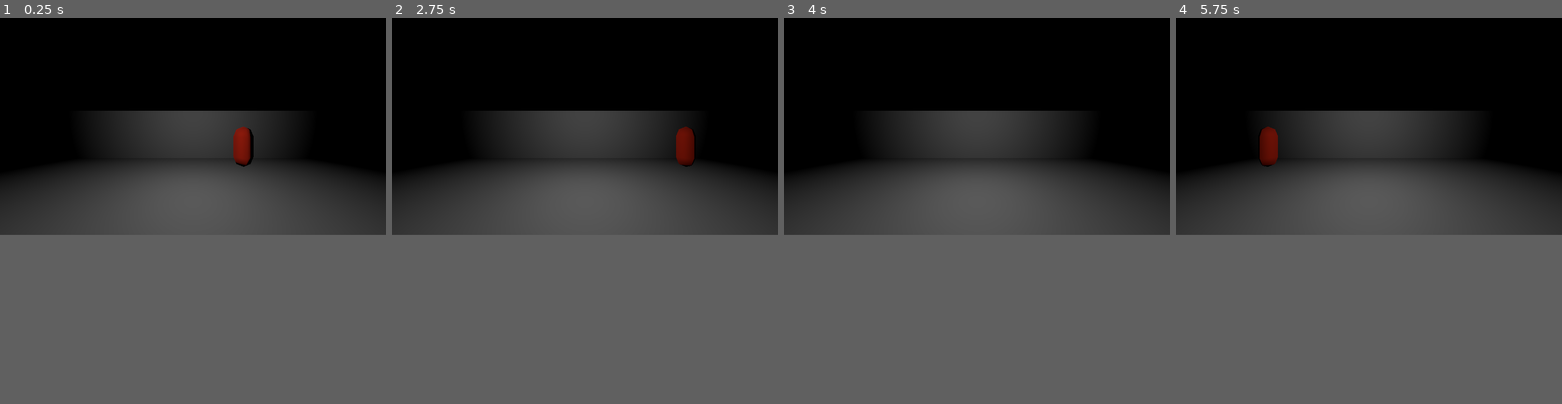
Above: before the commit, frames 1-4 (left to right).
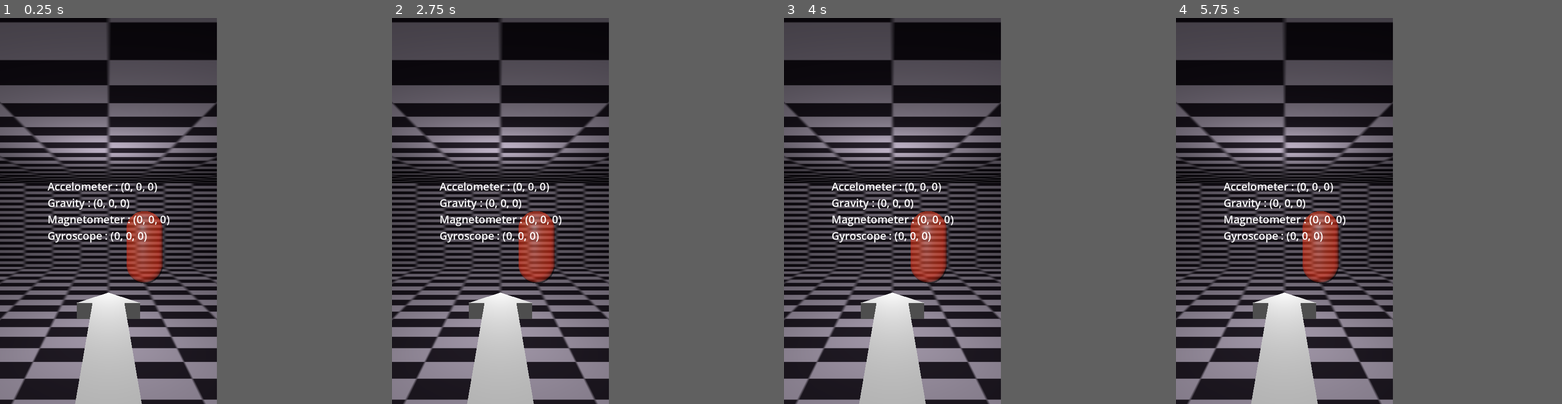
Above: after the commit, the same moments.

Repository: pkostic-dev/game-wraith-hunter
Game: Godot game, scene res://scenes/android_test.tscn
Same seed, same stepped clock (60 frames per second), same inputs: the game is played once before the commit and once after it. Before the commit the project starts from res://prototype_room.tscn.
Inputs:
- Up to frame 1 (0.25 s): no input
- Up to frame 2 (2.75 s): tap Enter (ui_accept) at 0.5, 0.6, 0.77, 1.07, 1.35, 1.52, 1.82, 2.1 s
- Up to frame 3 (4 s): tap Enter (ui_accept) at 2.85, 3.02, 3.32, 3.6, 3.77 s
- Up to frame 4 (5.75 s): tap Enter (ui_accept) at 4.07, 4.35, 4.52, 4.82, 5.1 s
In our replay, the window is 799x449 before the commit and 449x799 after it. These sizes can differ from the game's own. Grey fills any space a smaller window leaves; there, only what the larger window draws over its background counts as a difference.

The runs differ from the first frame. In frame 1, 45% of the frame differs, in the area x 0-100%, y 0-100%; in frame 2, 46%; in frame 3, 46%; in frame 4, 46%.

Commit message:
Ajout test gyroscope

Diff:
--- a/Wraith_Hunter/ghost.gd
+++ /dev/null
@@ -1,47 +0,0 @@
-extends Node3D
-
-# _ready() est une fonction built-in de Godot qui s'éxécute une seule fois quand
-# l'objet est crée
-func _ready():
-	# Créer un objet Tween qui est utilisé pour gèrer les animations dans le code
-	var tween := get_tree().create_tween()
-
-	# Crée et attache un objet PropertyTweener à l'objet Tween
-	# Cet objet permet d'interpoler une proprieté entre deux valeurs
-	# tween_property(l'objet, la proprieté à interpoler, la valeur finale, la durée)
-	# self : équivalent au 'this' en Java, on veut interpoler la valeur de l'objet
-	#        sur lequel ce script est attaché (ghost)
-	# "position" : il faut donner le nom de la propriété à interpoler dans la forme
-	#              d'une chaîne de caractères, variable du type Vector3D
-	# Vector3(..) : on construit un Vector3 avec les 3 valeurs données
-	#               la position ici c'est la même que dans le deuxieme argument
-	#               c'est la position de cet objet dans lequel on est donc pas besoin
-	#               d'indiquer qui s'est, ou de mettre self.position
-	# la durée est en une valeur en secondes (c'est un float donc on peut mettre 1.5 aussi)
-	tween.tween_property(self, "position", Vector3(10, position.y, position.z), 1)
-	tween.tween_property(self, "position", Vector3(-10, position.y, position.z), 1)
-	# set_loops permet de répéter l'animation plusieurs fois, la sequence des deux
-	# tweens en haut sera donc répété 20 fois
-	tween.set_loops(20)
-
-
-# _process() est une fonction built-in de Godot qui s'éxécute en boucle
-# delta ou _delta (on prefixe par _ toutes les variables qu'on n'utilise pas dans le code
-# pour ne pas avoir des Warnings da le Debugger) est une variable obligatoire pour la
-# fonction _process(), elle contient le temps écoulé depuis la dérniere fois que cette
-# fonction a été executé (ça permet de faire des calculs en temps réel peu importe si un
-# ordinateur est rapide ou pas)
-func _process(_delta):
-	# Input est un objet qui contient des fonctions liées à la saisie du
-	# clavier/souris etc.
-	# is_action_just_pressed() prend comme argument le nom d'une action (elles sont
-	# définies dans Project > Project Settings > Input Map (cocher Show Built-in Actions)
-	# et il renvoie vrai si cette action a été déclenché à l'instant(!) (opposé à
-	# is_action_pressed() (sans just) qui renvoie vrai en continu)
-	# Dans ce cas "ui_accept" est une action liée à Entrée et Espace
-	if Input.is_action_just_pressed("ui_accept"):
-		# le $ est un raccourci de la fonction get_node("AudioStreamPlayer3D")
-		# cette fonction permet de acceder à un objet enfant de l'objet dans lequel on se
-		# trouve par son identifiant
-		# La fonction play() permet de joueur le son de cet objet AudioStreamPlayer3D
-		$AudioStreamPlayer3D.play()
--- a/Wraith_Hunter/ghost.tscn
+++ /dev/null
@@ -1,25 +0,0 @@
-[gd_scene load_steps=5 format=3 uid="uid://d1sxu6mv1v3oi"]
-
-[ext_resource type="AudioStream" uid="uid://cl3qy7um688n5" path="res://metalClick.ogg" id="1_j5h58"]
-[ext_resource type="Script" path="res://ghost.gd" id="1_vpvgt"]
-
-[sub_resource type="StandardMaterial3D" id="StandardMaterial3D_hlgdt"]
-albedo_color = Color(1, 0.196078, 0.0705882, 1)
-
-[sub_resource type="CapsuleMesh" id="CapsuleMesh_xnpoy"]
-material = SubResource("StandardMaterial3D_hlgdt")
-radial_segments = 4
-rings = 1
-
-[node name="Ghost" type="Node3D"]
-script = ExtResource("1_vpvgt")
-
-[node name="MeshInstance3D" type="MeshInstance3D" parent="."]
-transform = Transform3D(1, 0, 0, 0, 1, 0, 0, 0, 1, 0, 1, 0)
-cast_shadow = 0
-mesh = SubResource("CapsuleMesh_xnpoy")
-
-[node name="AudioStreamPlayer3D" type="AudioStreamPlayer3D" parent="."]
-transform = Transform3D(1, 0, 0, 0, 1, 0, 0, 0, 1, 0, 1.5, 0)
-stream = ExtResource("1_j5h58")
-doppler_tracking = 1
--- a/Wraith_Hunter/player.tscn
+++ /dev/null
@@ -1,14 +0,0 @@
-[gd_scene load_steps=3 format=3 uid="uid://c35ac7ds1qtc0"]
-
-[sub_resource type="StandardMaterial3D" id="StandardMaterial3D_5blvc"]
-albedo_color = Color(0.439216, 0.74902, 0.427451, 1)
-
-[sub_resource type="CapsuleMesh" id="CapsuleMesh_6fnrp"]
-material = SubResource("StandardMaterial3D_5blvc")
-
-[node name="Player" type="Node3D"]
-
-[node name="MeshInstance3D" type="MeshInstance3D" parent="."]
-transform = Transform3D(1, 0, 0, 0, 1, 0, 0, 0, 1, 0, 1, 0)
-cast_shadow = 0
-mesh = SubResource("CapsuleMesh_6fnrp")
--- a/Wraith_Hunter/project.godot
+++ b/Wraith_Hunter/project.godot
@@ -11,9 +11,15 @@
 [application]
 
 config/name="Wraith Hunter"
-run/main_scene="res://prototype_room.tscn"
+run/main_scene="res://scenes/android_test.tscn"
 config/features=PackedStringArray("4.0", "Mobile")
 config/icon="res://icon.png"
+
+[display]
+
+window/size/viewport_width=648
+window/size/viewport_height=1152
+window/handheld/orientation=1
 
 [input]
 
--- a/Wraith_Hunter/prototype_room.tscn
+++ /dev/null
@@ -1,23 +0,0 @@
-[gd_scene load_steps=4 format=3 uid="uid://deccg7cba0rql"]
-
-[ext_resource type="PackedScene" uid="uid://c35ac7ds1qtc0" path="res://player.tscn" id="1_l42ag"]
-[ext_resource type="PackedScene" uid="uid://d1sxu6mv1v3oi" path="res://ghost.tscn" id="2_ujbdj"]
-[ext_resource type="PackedScene" uid="uid://cqco0h8wnlpdh" path="res://room.tscn" id="3_s3efs"]
-
-[node name="PrototypeRoom" type="Node3D"]
-
-[node name="Player" parent="." instance=ExtResource("1_l42ag")]
-transform = Transform3D(1, 0, 0, 0, 1, 0, 0, 0, 1, 0, 0, 8)
-
-[node name="Camera3D" type="Camera3D" parent="Player"]
-transform = Transform3D(1, 0, 0, 0, 1, 0, 0, 0, 1, 0, 2, 0)
-
-[node name="Ghost" parent="." instance=ExtResource("2_ujbdj")]
-transform = Transform3D(1, 0, 0, 0, 1, 0, 0, 0, 1, 0, 0, 1)
-
-[node name="Room" parent="." instance=ExtResource("3_s3efs")]
-transform = Transform3D(1, 0, 0, 0, 1, 0, 0, 0, 1, 0, 0, 4)
-
-[node name="OmniLight3D" type="OmniLight3D" parent="."]
-transform = Transform3D(1, 0, 0, 0, 1, 0, 0, 0, 1, 0, 3, 4)
-omni_range = 10.0
--- a/Wraith_Hunter/room.tscn
+++ /dev/null
@@ -1,11 +0,0 @@
-[gd_scene load_steps=2 format=3 uid="uid://cqco0h8wnlpdh"]
-
-[sub_resource type="BoxMesh" id="BoxMesh_am4ok"]
-flip_faces = true
-size = Vector3(20, 3, 10)
-
-[node name="Room" type="Node3D"]
-
-[node name="MeshInstance3D" type="MeshInstance3D" parent="."]
-transform = Transform3D(1, 0, 0, 0, 1, 0, 0, 0, 1, 0, 1.5, 0)
-mesh = SubResource("BoxMesh_am4ok")
--- /dev/null
+++ b/Wraith_Hunter/scenes/android_test.tscn
@@ -0,0 +1,34 @@
+[gd_scene load_steps=5 format=3 uid="uid://dgn16wprsbtm4"]
+
+[ext_resource type="PackedScene" uid="uid://cqco0h8wnlpdh" path="res://scenes/room.tscn" id="2_7jghq"]
+[ext_resource type="PackedScene" uid="uid://cvocegn4o1ppt" path="res://scenes/player.tscn" id="3_mn2ye"]
+[ext_resource type="PackedScene" uid="uid://bb2ccmgp0jn0u" path="res://scenes/ghost.tscn" id="4_utfa2"]
+
+[sub_resource type="GDScript" id="GDScript_xu81t"]
+script/source = "extends Node
+
+
+# Called when the node enters the scene tree for the first time.
+func _ready():
+	pass
+
+
+# Called every frame. 'delta' is the elapsed time since the previous frame.
+func _process(_delta):
+	pass
+
+"
+
+[node name="AndroidTest" type="Node3D"]
+script = SubResource("GDScript_xu81t")
+
+[node name="Room" parent="." instance=ExtResource("2_7jghq")]
+transform = Transform3D(1, 0, 0, 0, 1, 0, 0, 0, 1, -1, 0, 0)
+
+[node name="Player" parent="." instance=ExtResource("3_mn2ye")]
+transform = Transform3D(1, 0, 0, 0, 1, 0, 0, 0, 1, -1, 0, 4)
+
+[node name="Ghost" parent="." instance=ExtResource("4_utfa2")]
+transform = Transform3D(1, 0, 0, 0, 1, 0, 0, 0, 1, 0, 0, -3)
+
+[editable path="Player"]
--- /dev/null
+++ b/Wraith_Hunter/scenes/ghost.tscn
@@ -0,0 +1,29 @@
+[gd_scene load_steps=5 format=3 uid="uid://bb2ccmgp0jn0u"]
+
+[ext_resource type="Script" path="res://scripts/ghost.gd" id="1_4105a"]
+[ext_resource type="AudioStream" uid="uid://cl3qy7um688n5" path="res://audio/sound_fx/metalClick.ogg" id="2_pmtqd"]
+
+[sub_resource type="StandardMaterial3D" id="StandardMaterial3D_37j8p"]
+transparency = 1
+albedo_color = Color(1, 0.196078, 0.0705882, 0.521569)
+roughness = 0.49
+
+[sub_resource type="CapsuleMesh" id="CapsuleMesh_6ba1w"]
+material = SubResource("StandardMaterial3D_37j8p")
+
+[node name="Ghost" type="Node3D"]
+script = ExtResource("1_4105a")
+
+[node name="MeshInstance3D" type="MeshInstance3D" parent="."]
+transform = Transform3D(1, 0, 0, 0, 1, 0, 0, 0, 1, 0, 1, 0)
+cast_shadow = 0
+mesh = SubResource("CapsuleMesh_6ba1w")
+
+[node name="TestSound" type="AudioStreamPlayer3D" parent="."]
+transform = Transform3D(1, 0, 0, 0, 1, 0, 0, 0, 1, 0, 1.5, 0)
+stream = ExtResource("2_pmtqd")
+doppler_tracking = 1
+
+[node name="TestSoundTimer" type="Timer" parent="."]
+
+[connection signal="timeout" from="TestSoundTimer" to="." method="_on_test_sound_timer_timeout"]
--- /dev/null
+++ b/Wraith_Hunter/scenes/player.tscn
@@ -0,0 +1,80 @@
+[gd_scene load_steps=6 format=3 uid="uid://cvocegn4o1ppt"]
+
+[ext_resource type="Script" path="res://scripts/player.gd" id="1_ithwc"]
+
+[sub_resource type="StandardMaterial3D" id="StandardMaterial3D_ihs0i"]
+albedo_color = Color(0.439216, 0.74902, 0.427451, 1)
+
+[sub_resource type="CapsuleMesh" id="CapsuleMesh_ampwf"]
+material = SubResource("StandardMaterial3D_ihs0i")
+
+[sub_resource type="BoxMesh" id="BoxMesh_qf8yl"]
+size = Vector3(0.2, 0.1, 1)
+
+[sub_resource type="PrismMesh" id="PrismMesh_v3b4r"]
+size = Vector3(0.4, 0.2, 0.1)
+
+[node name="Player" type="Node3D"]
+script = ExtResource("1_ithwc")
+
+[node name="PlayerModel" type="MeshInstance3D" parent="."]
+transform = Transform3D(1, 0, 0, 0, 1, 0, 0, 0, 1, 0, 1, 0)
+cast_shadow = 0
+mesh = SubResource("CapsuleMesh_ampwf")
+
+[node name="Camera3D" type="Camera3D" parent="."]
+unique_name_in_owner = true
+transform = Transform3D(1, 0, 0, 0, 1, 0, 0, 0, 1, 0, 2, 0)
+current = true
+
+[node name="Phone" type="Node3D" parent="Camera3D"]
+transform = Transform3D(1, 0, 0, 0, 1, 0, 0, 0, 1, 0, -0.628, -1.116)
+
+[node name="ArrowBody" type="MeshInstance3D" parent="Camera3D/Phone"]
+mesh = SubResource("BoxMesh_qf8yl")
+
+[node name="ArrowHead" type="MeshInstance3D" parent="Camera3D/Phone"]
+transform = Transform3D(1, 0, 0, 0, -4.37114e-08, 1, 0, -1, -4.37114e-08, 0, 0, -0.565685)
+mesh = SubResource("PrismMesh_v3b4r")
+
+[node name="VBoxContainer" type="VBoxContainer" parent="."]
+anchors_preset = 8
+anchor_left = 0.5
+anchor_top = 0.5
+anchor_right = 0.5
+anchor_bottom = 0.5
+offset_left = -20.0
+offset_top = -96.0
+offset_right = 20.0
+offset_bottom = 96.0
+grow_horizontal = 2
+grow_vertical = 2
+size_flags_horizontal = 0
+metadata/_edit_group_ = true
+
+[node name="Acc" type="Label" parent="VBoxContainer"]
+unique_name_in_owner = true
+offset_right = 40.0
+offset_bottom = 45.0
+theme_override_font_sizes/font_size = 32
+
+[node name="Grav" type="Label" parent="VBoxContainer"]
+unique_name_in_owner = true
+offset_top = 49.0
+offset_right = 40.0
+offset_bottom = 94.0
+theme_override_font_sizes/font_size = 32
+
+[node name="Mag" type="Label" parent="VBoxContainer"]
+unique_name_in_owner = true
+offset_top = 98.0
+offset_right = 40.0
+offset_bottom = 143.0
+theme_override_font_sizes/font_size = 32
+
+[node name="Gyro" type="Label" parent="VBoxContainer"]
+unique_name_in_owner = true
+offset_top = 147.0
+offset_right = 40.0
+offset_bottom = 192.0
+theme_override_font_sizes/font_size = 32
--- /dev/null
+++ b/Wraith_Hunter/scenes/prototype_room.tscn
@@ -0,0 +1,15 @@
+[gd_scene load_steps=4 format=3 uid="uid://di8a24h6rqh3y"]
+
+[ext_resource type="PackedScene" uid="uid://cqco0h8wnlpdh" path="res://scenes/room.tscn" id="1_flhmv"]
+[ext_resource type="PackedScene" uid="uid://bb2ccmgp0jn0u" path="res://scenes/ghost.tscn" id="2_s7e5f"]
+[ext_resource type="PackedScene" uid="uid://cvocegn4o1ppt" path="res://scenes/player.tscn" id="3_sfd7r"]
+
+[node name="PrototypeRoom" type="Node3D"]
+
+[node name="Room" parent="." instance=ExtResource("1_flhmv")]
+
+[node name="Ghost" parent="." instance=ExtResource("2_s7e5f")]
+transform = Transform3D(1, 0, 0, 0, 1, 0, 0, 0, 1, 0, 0, -2)
+
+[node name="Player" parent="." instance=ExtResource("3_sfd7r")]
+transform = Transform3D(1, 0, 0, 0, 1, 0, 0, 0, 1, 0, 0, 4)
--- /dev/null
+++ b/Wraith_Hunter/scenes/room.tscn
@@ -0,0 +1,29 @@
+[gd_scene load_steps=4 format=3 uid="uid://cqco0h8wnlpdh"]
+
+[ext_resource type="Texture2D" uid="uid://cb15u7wmqlsrv" path="res://sprites/checkers.png" id="1_hbag4"]
+
+[sub_resource type="StandardMaterial3D" id="StandardMaterial3D_kbcvr"]
+albedo_color = Color(0.32549, 0.317647, 0.45098, 1)
+albedo_texture = ExtResource("1_hbag4")
+metallic_specular = 0.0
+roughness = 0.36
+uv1_scale = Vector3(30, 30, 30)
+
+[sub_resource type="BoxMesh" id="BoxMesh_am4ok"]
+material = SubResource("StandardMaterial3D_kbcvr")
+flip_faces = true
+size = Vector3(20, 3, 10)
+
+[node name="Room" type="Node3D"]
+
+[node name="MeshInstance3D" type="MeshInstance3D" parent="."]
+transform = Transform3D(1, 0, 0, 0, 1, 0, 0, 0, 1, 0, 1.5, 0)
+mesh = SubResource("BoxMesh_am4ok")
+
+[node name="DirectionalLight3D" type="DirectionalLight3D" parent="."]
+transform = Transform3D(1, 0, 0, 0, 0.258819, 0.965926, 0, -0.965926, 0.258819, 0, 2, 0)
+
+[node name="OmniLight3D" type="OmniLight3D" parent="."]
+transform = Transform3D(1, 0, 0, 0, 1, 0, 0, 0, 1, 0, 2, 0)
+light_energy = 5.981
+omni_range = 19.0
--- /dev/null
+++ b/Wraith_Hunter/scripts/ghost.gd
@@ -0,0 +1,22 @@
+extends Node3D
+
+
+func _ready():
+	#var tween := get_tree().create_tween()
+
+	#tween.tween_property(self, "position", Vector3(10, position.y, position.z), 5)
+	#tween.tween_property(self, "position", Vector3(-10, position.y, position.z), 5)
+
+	#tween.set_loops(100)
+
+	$TestSoundTimer.wait_time = 0.3
+	$TestSoundTimer.start()
+
+
+func _process(_delta):
+	pass
+
+
+func _on_test_sound_timer_timeout():
+	$TestSound.play()
+	$TestSoundTimer.start()
--- /dev/null
+++ b/Wraith_Hunter/scripts/player.gd
@@ -0,0 +1,59 @@
+extends Node3D
+
+
+func _ready():
+	pass
+
+
+func _process(delta):
+	var acc = Input.get_accelerometer()
+	var grav = Input.get_gravity()
+	var mag = Input.get_magnetometer()
+	var gyro = Input.get_gyroscope()
+
+	$"%Acc".text = "Accelometer : " + str(acc)
+	$"%Grav".text = "Gravity : " + str(grav)
+	$"%Mag".text = "Magnetometer : " + str(mag)
+	$"%Gyro".text = "Gyroscope : " + str(gyro)
+
+	var camera = $"%Camera3D"
+	var new_basis = rotate_by_gyro(gyro, camera.transform.basis, delta).orthonormalized()
+	print("Gyroscope :\t\t\t", str(gyro))
+	print("Camera Basis :\t\t", str(camera.transform.basis))
+	print("New Basis :\t\t\t", str(new_basis))
+
+	camera.transform.basis = drift_correction(new_basis, grav)
+	print("Gravity :\t\t\t", str(grav))
+	print("Drift Correction :\t", str(camera.transform.basis))
+	print()
+
+
+# This function takes our gyro input and update an orientation matrix accordingly
+# The gyro is special as this vector does not contain a direction but rather a
+# rotational velocity. This is why we multiply our values with delta.
+func rotate_by_gyro(p_gyro, p_basis, p_delta):
+	var rotate = Basis()
+
+	rotate = rotate.rotated(p_basis.x, -p_gyro.x * p_delta)
+	rotate = rotate.rotated(p_basis.y, p_gyro.y * p_delta)
+	rotate = rotate.rotated(p_basis.z, -p_gyro.z * p_delta)
+
+	return rotate * p_basis
+
+
+# This function corrects the drift in our matrix by our gravity vector
+func drift_correction(p_basis, p_grav):
+	# as always, make sure our vector is normalized but also invert as our gravity points down
+	var real_up = -p_grav.normalized()
+
+	# start by calculating the dot product, this gives us the cosine angle between our two vectors
+	var dot = p_basis.y.dot(real_up)
+
+	# if our dot is 1.0 we're good
+	if (dot < 1.0):
+		# the cross between our two vectors gives us a vector perpendicular to our two vectors
+		var axis = p_basis.y.cross(real_up).normalized()
+		var correction = Basis(axis, acos(dot))
+		p_basis = correction * p_basis
+
+	return p_basis
Not shown, added: Wraith_Hunter/audio/sound_fx/metalClick.ogg.import
Not shown, removed: Wraith_Hunter/metalClick.ogg.import
Binary file added: Wraith_Hunter/sprites/checkers.png
Not shown, added: Wraith_Hunter/sprites/checkers.png.import
Not shown, added: Wraith_Hunter/audio/sound_fx/metalClick.ogg
